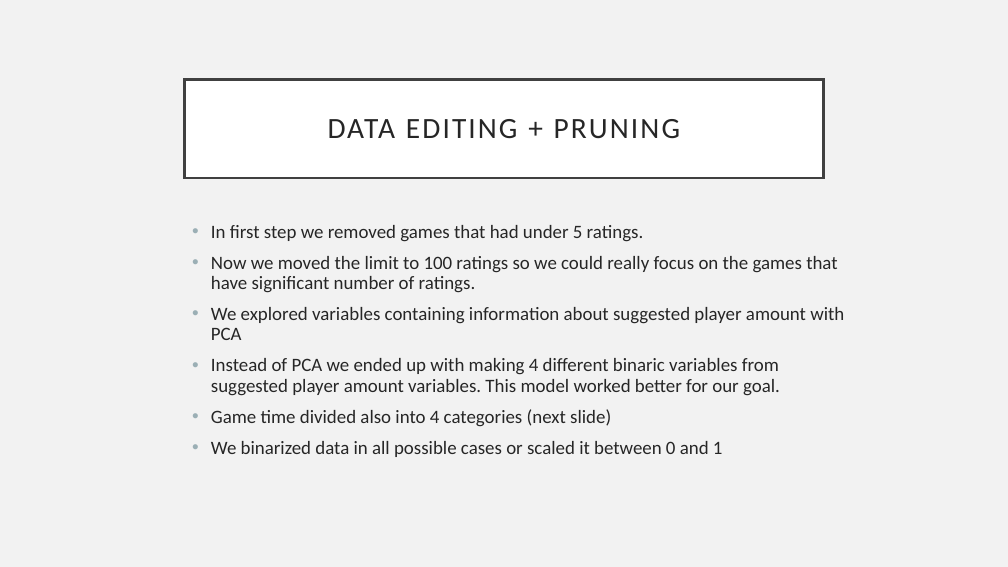
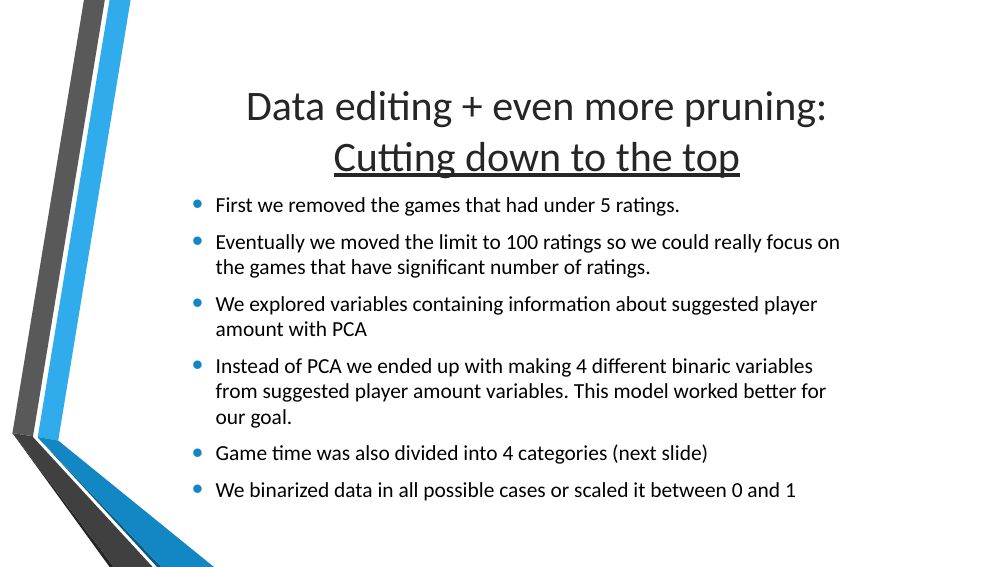
Before and after one commit to Kirasamah/GameDataMining, a slide deck: slide 6 of esitys/esitys.pptx. Drawn at 1008x567 pixels with LibreOffice and Linux fonts; fonts in the diff are those of the drawing; background and template pictures are left out. Boxes give left, top, right and bottom in pixels: in the first picture for what was removed or moved away, otherwise in the second. Text is boxed around its words. In the diff, an @@ line names an element or a change of style, - is before the commit and + after.

```diff
--- a/esitys/esitys.pptx
+++ b/esitys/esitys.pptx
@@ background #F2F2F2 to picture (left out) @@
@@ title "Data editing + even more ...": place and size @@
-title "Data editing + even more ..." at box(185, 79, 823, 178)
+title "Data editing + even more ..." at box(246, 91, 827, 179)
@@ title "Data editing + even more ..." at box(246, 91, 827, 179): fill #FFFFFF to none; outline #404040 2.5 pt to none @@
@@ title at box(246, 91, 827, 179): text changed; size 28 to 40 pt @@
-DATA EDITING + PRUNING
+Data editing + even more pruning:
+Cutting down to the top
@@ text "First we removed the games ..." at box(216, 197, 841, 501): vertical alignment top to middle @@
@@ text at box(216, 197, 841, 278): text changed; size 18 to 20.4 pt; text colour #262626 to #000000 @@
-• In first step we removed games that had under 5 ratings.
-• Now we moved the limit to 100 ratings so we could really focus on the games that have significant number of ratings.
+• First we removed the games that had under 5 ratings.
+• Eventually we moved the limit to 100 ratings so we could really focus on the games that have significant number of ratings.
@@ text at box(216, 296, 826, 501): size 18 to 20.4 pt, text colour #262626 to #000000 in "We explored variables containing information about suggested ...", "Instead of PCA we ended up with ...", "We binarized data in all possible cases ..."; indent changed; line spacing 0.9 to 1; bullet colour #9BAFB5 to #1287C3 @@
@@ group added at box(12, 0, 214, 567): 6 freeform shapes @@
@@ text at box(216, 444, 709, 464): text changed; size 18 to 20.4 pt; text colour #262626 to #000000 @@
-• Game time divided also into 4 categories (next slide)
+• Game time was also divided into 4 categories (next slide)
```
Also in this commit, not shown: 8 other slides changed, 4 slides added, 3 other files.
